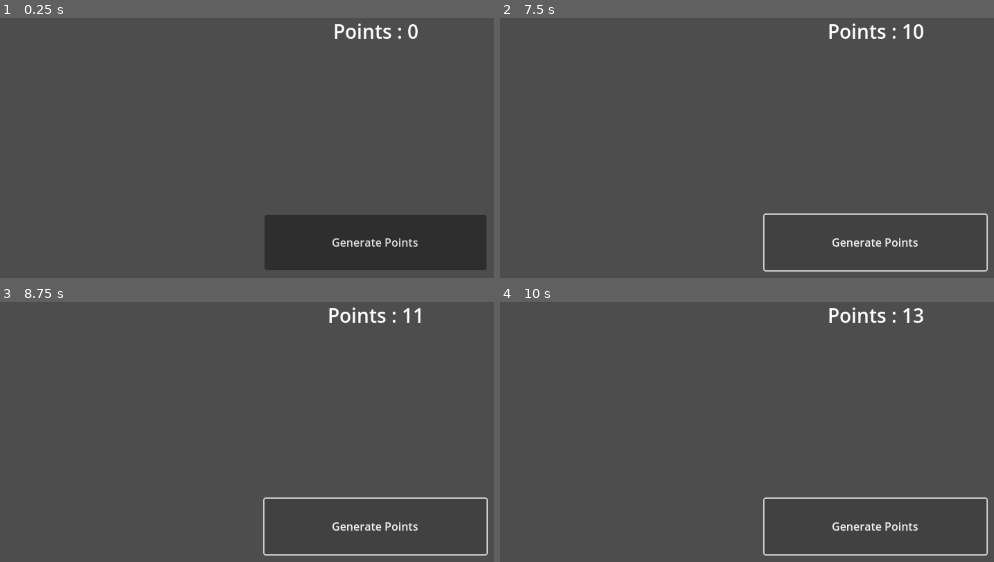
Above: before the commit, frames 1-4 (two rows, left to right).
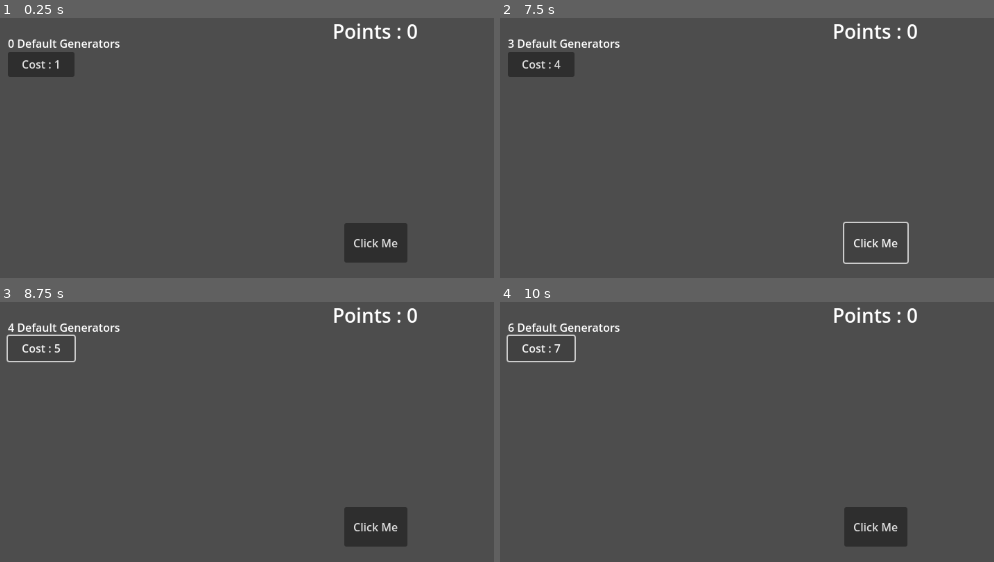
Above: after the commit, the same moments.

Repository: Ex4byt3/jasongame
Game: Godot game, scene res://scenes/Main.tscn
The game is run twice, just before and just after one commit, with the same random seed, the same clock (stepped at 60 frames per second) and the same inputs. Before the commit the project starts from res://clicker.tscn.
Inputs (mouse positions are in pixels of both pictures, inside the frame that each line leads up to):
- Up to frame 1 (0.25 s): no input
- Up to frame 2 (7.5 s): click "Generate Points" (after the commit: "Cost : 1") at 0.5 s; click (875, 241) at 1.25 s, where only the run after the commit has a clickable "Click Me"; click "Generate Points" (after the commit: "Cost : 1") at 2 s; click "Generate Points" (after the commit: "Cost : 2") at 2.75 s; click (875, 241) at 3.5 s, where only the run after the commit has a clickable "Click Me"; click "Generate Points" (after the commit: "Cost : 2") at 4.25 s; click "Generate Points" (after the commit: "Cost : 3") at 5 s; click "Generate Points" (after the commit: "Cost : 4") at 5.75 s; click "Generate Points" (after the commit: "Cost : 4") at 6.5 s; click (875, 241) at 7.25 s, where only the run after the commit has a clickable "Click Me"
- Up to frame 3 (8.75 s): click "Generate Points" (after the commit: "Cost : 4") at 8 s
- Up to frame 4 (10 s): click "Generate Points" (after the commit: "Cost : 5") at 8.75 s; click "Generate Points" (after the commit: "Cost : 6") at 9.5 s

The runs differ from the first frame. In frame 1, 9.7% of the frame differs, in the area x 1-99%, y 1-97%; in frame 2, 3.8%; in frame 3, 2.6%; in frame 4, 2.6%.
Error after the commit: Invalid assignment of property or key 'text' with value of type 'String' on a base object of type 'null instance'. (res://scripts/Main.gd:27)

Commit message:
add generators

Diff:
--- a/clicker.gd
+++ /dev/null
@@ -1,30 +0,0 @@
-class_name Clicker extends Control
-
-var label : Label
-var button : Button
-var points : int = 0
-
-# Called when the node enters the scene tree for the first time.
-func _ready() -> void :
-	_get_nodes()
-	_connect_signals()
-
-func _get_nodes() -> void:
-	label = get_node("Label")
-	button = get_node("Button")
-
-func _connect_signals() -> void :
-	button.pressed.connect(_on_button_pressed) # connect pressed to a function in this script
-
-func _on_button_pressed() -> void :
-	_generate_points()
-
-func _generate_points()  -> void :
-	points += 1 # add 1 point to the total
-
-func _update_label() -> void :
-	label.text = "Points : %s" %points
-
-# Called every frame. 'delta' is the elapsed time since the previous frame.
-func _process(delta: float) -> void:
-	_update_label()
--- a/clicker.tscn
+++ /dev/null
@@ -1,39 +0,0 @@
-[gd_scene load_steps=2 format=3 uid="uid://5s83ec4l0acr"]
-
-[ext_resource type="Script" path="res://clicker.gd" id="1_sds48"]
-
-[node name="Clicker" type="Control"]
-layout_mode = 3
-anchors_preset = 15
-anchor_right = 1.0
-anchor_bottom = 1.0
-grow_horizontal = 2
-grow_vertical = 2
-script = ExtResource("1_sds48")
-
-[node name="Button" type="Button" parent="."]
-layout_mode = 1
-anchors_preset = 8
-anchor_left = 0.5
-anchor_top = 0.5
-anchor_right = 0.5
-anchor_bottom = 0.5
-offset_left = -160.0
-offset_top = -40.0
-offset_right = 160.0
-offset_bottom = 40.0
-grow_horizontal = 2
-grow_vertical = 2
-text = "Generate Points"
-
-[node name="Label" type="Label" parent="."]
-layout_mode = 1
-anchors_preset = 5
-anchor_left = 0.5
-anchor_right = 0.5
-offset_left = -20.0
-offset_right = 20.0
-offset_bottom = 23.0
-grow_horizontal = 2
-theme_type_variation = &"HeaderLarge"
-text = "Points : "
--- a/project.godot
+++ b/project.godot
@@ -11,10 +11,10 @@
 [application]
 
 config/name="JasonGame"
-run/main_scene="res://clicker.tscn"
+run/main_scene="res://scenes/Main.tscn"
 config/features=PackedStringArray("4.3", "Forward Plus")
 config/icon="res://icon.svg"
 
 [autoload]
 
-Global="*res://Global.gd"
+Global="*res://scripts/Global.gd"
--- /dev/null
+++ b/scenes/Generator.tscn
@@ -0,0 +1,29 @@
+[gd_scene load_steps=2 format=3 uid="uid://bhjtm2yvbbv5h"]
+
+[ext_resource type="Script" path="res://scripts/Generator.gd" id="1_5aj6h"]
+
+[node name="Generator" type="Control"]
+layout_mode = 3
+anchors_preset = 15
+anchor_right = 1.0
+anchor_bottom = 1.0
+grow_horizontal = 2
+grow_vertical = 2
+script = ExtResource("1_5aj6h")
+
+[node name="Button" type="Button" parent="."]
+layout_mode = 0
+offset_left = 1.0
+offset_top = 24.0
+offset_right = 97.0
+offset_bottom = 60.0
+text = "Cost : 1"
+
+[node name="Label" type="Label" parent="."]
+layout_mode = 0
+offset_left = 1.0
+offset_right = 141.0
+offset_bottom = 23.0
+text = "%d %s"
+
+[node name="Timer" type="Timer" parent="."]
--- /dev/null
+++ b/scenes/Main.tscn
@@ -0,0 +1,48 @@
+[gd_scene load_steps=3 format=3 uid="uid://g2836nv512hq"]
+
+[ext_resource type="Script" path="res://scripts/Main.gd" id="1_ya0j0"]
+[ext_resource type="PackedScene" uid="uid://bhjtm2yvbbv5h" path="res://scenes/Generator.tscn" id="2_yhpdk"]
+
+[node name="Main" type="Control"]
+layout_mode = 3
+anchors_preset = 15
+anchor_right = 1.0
+anchor_bottom = 1.0
+grow_horizontal = 2
+grow_vertical = 2
+script = ExtResource("1_ya0j0")
+
+[node name="PointsLabel" type="Label" parent="."]
+layout_mode = 1
+anchors_preset = 5
+anchor_left = 0.5
+anchor_right = 0.5
+offset_left = -176.0
+offset_right = 176.0
+offset_bottom = 43.0
+grow_horizontal = 2
+theme_type_variation = &"HeaderLarge"
+text = "Points : 0"
+horizontal_alignment = 1
+
+[node name="MainButton" type="Button" parent="."]
+layout_mode = 1
+anchors_preset = 8
+anchor_left = 0.5
+anchor_top = 0.5
+anchor_right = 0.5
+anchor_bottom = 0.5
+offset_left = -45.5
+offset_top = -28.5
+offset_right = 45.5
+offset_bottom = 28.5
+grow_horizontal = 2
+grow_vertical = 2
+text = "Click Me"
+
+[node name="Generator" parent="." instance=ExtResource("2_yhpdk")]
+layout_mode = 1
+offset_left = 45.0
+offset_top = 25.0
+offset_right = -983.0
+offset_bottom = -533.0
--- /dev/null
+++ b/scripts/Generator.gd
@@ -0,0 +1,65 @@
+class_name Generator extends Control
+
+@export var generatorName : String = "Default Generator"
+@export var generatorSpeed : float = 2.0
+@export var generatedAmount : int = 1
+var button : Button
+var label : Label
+var timer : Timer
+var cost : int = 1
+var count : int = 0
+
+func buy_generator() -> void :
+	if Global.points >= cost:
+		if count == 0 :
+			_start_timer()
+		Global.points -= cost
+		count += 1
+		increase_cost()
+	else:
+		insufficient_funds()
+
+func increase_cost() -> void :
+	cost += 1 # to be changed
+
+func insufficient_funds() -> void :
+	pass
+
+func _update_button_text() -> void :
+	button.text = "Cost : %d" % cost
+
+func _update_label_text() -> void :
+	label.text = str(count) + " " + generatorName
+	if count != 1 :
+		label.text += "s"
+
+func _connect_signals() -> void :
+	timer.timeout.connect(_on_timer_timeout)
+	button.pressed.connect(_on_button_pressed)
+
+func _on_button_pressed() -> void :
+	buy_generator()
+	_update_button_text()
+	_update_label_text()
+
+func _on_timer_timeout() -> void :
+	if count == 0:
+		pass # could also just diable the timer if there are 0
+	Global.points += generatedAmount * count
+
+func _get_nodes() -> void :
+	button = get_node("Button")
+	label = get_node("Label")
+	timer = get_node("Timer")
+
+func _set_timer() -> void :
+	timer.wait_time = generatorSpeed
+
+func _start_timer() -> void :
+	timer.start()
+
+# Called when the node enters the scene tree for the first time.
+func _ready() -> void :
+	_get_nodes()
+	_connect_signals()
+	_update_label_text()
--- /dev/null
+++ b/scripts/Global.gd
@@ -0,0 +1,3 @@
+extends Node
+
+@export var points : int = 0
--- /dev/null
+++ b/scripts/Main.gd
@@ -0,0 +1,27 @@
+extends Control
+
+var pointsLabel : Label
+var mainButton : Button
+var mult : int = 1
+
+# Called when the node enters the scene tree for the first time.
+func _ready() -> void:
+	_get_nodes()
+	_connect_signals()
+
+func _get_nodes() -> void :
+	pointsLabel = get_node("PointLabel")
+	mainButton = get_node("MainButton")
+
+func _connect_signals() -> void :
+	mainButton.pressed.connect(_mainButton_pressed)
+
+func _mainButton_pressed() -> void :
+	Global.points += 1
+
+# Called every frame. 'delta' is the elapsed time since the previous frame.
+func _process(delta: float) -> void:
+	_update_points()
+
+func _update_points() -> void :
+	pointsLabel.text = "Points : %s" %Global.points
